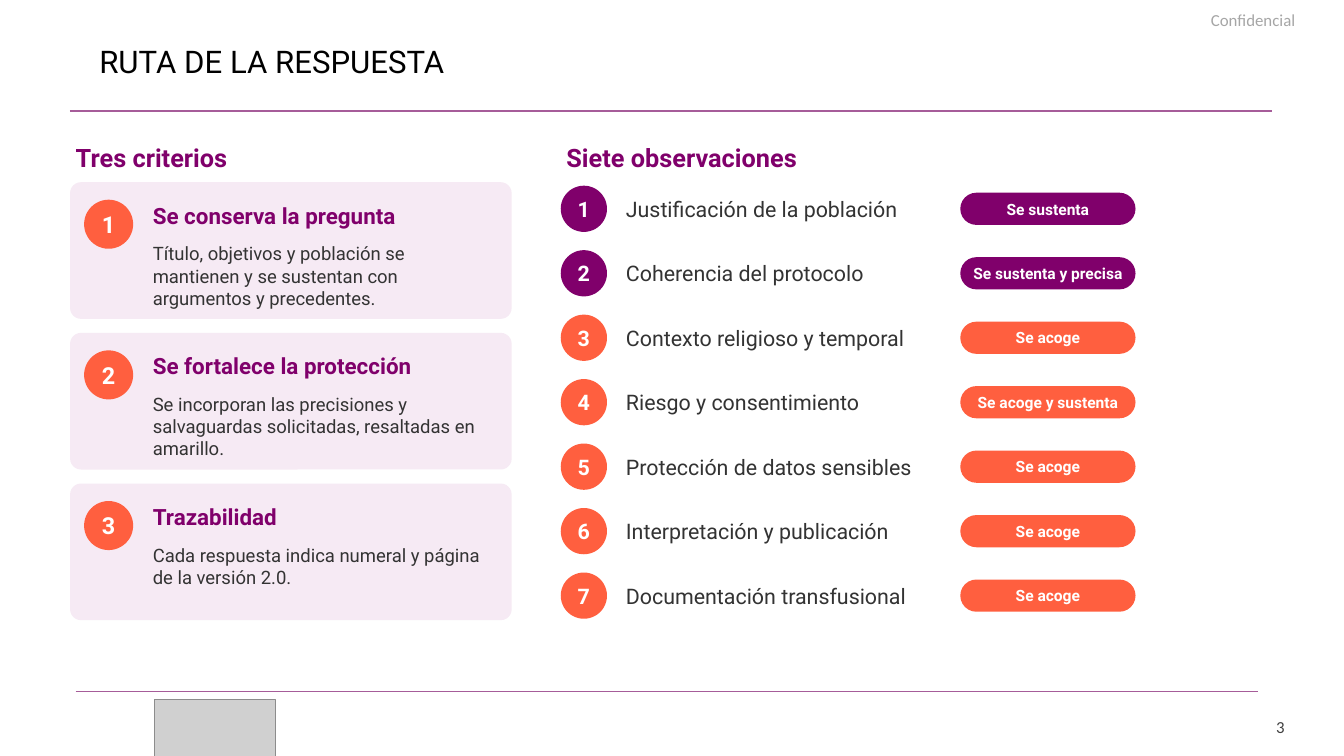
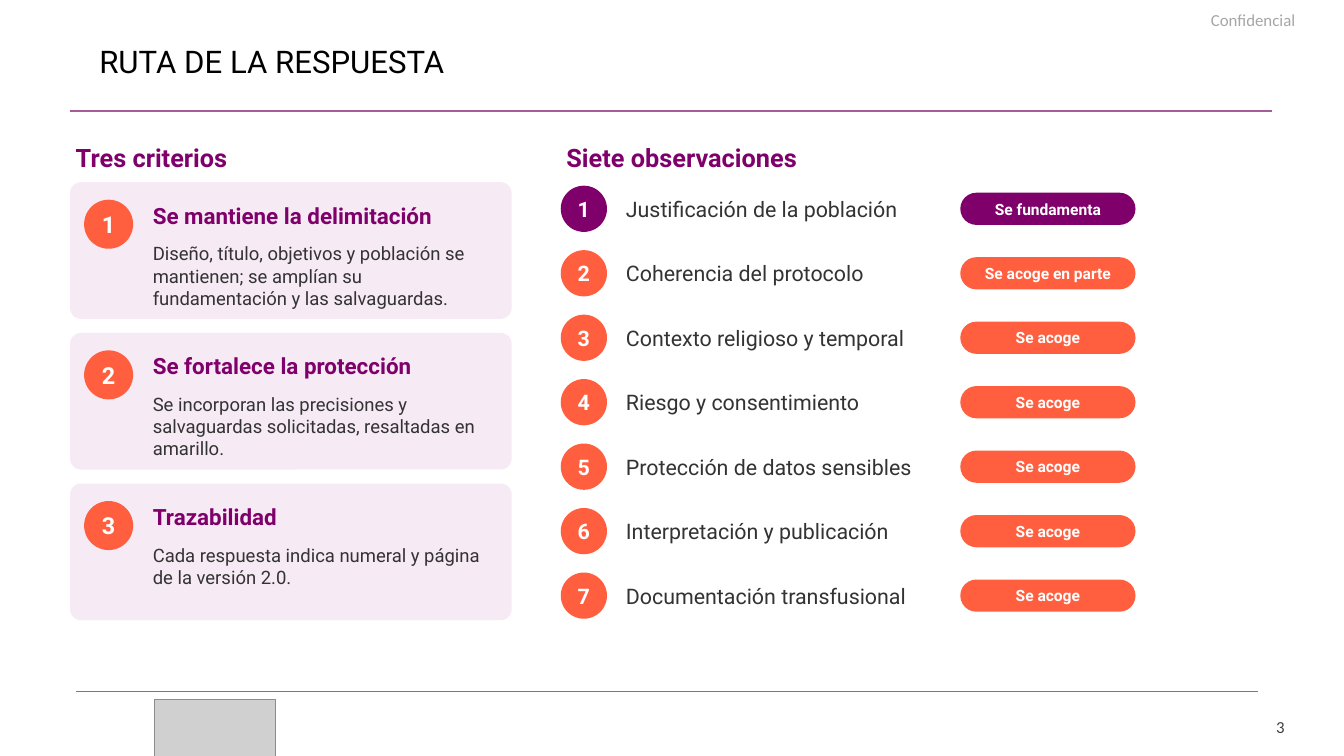
Before and after one commit to nestor120512/nes, a slide deck: slide 3 of comite_etica_CGN/Exposicion_respuesta_Comite.pptx. Drawn at 1344x756 pixels with LibreOffice and Linux fonts; fonts in the diff are those of the drawing; grey boxes stand for pictures; background and template pictures are left out. Boxes give left, top, right and bottom in pixels: in the first picture for what was removed or moved away, otherwise in the second. Text is boxed around its words. In the diff, an @@ line names an element or a change of style, - is before the commit and + after.

```diff
--- a/comite_etica_CGN/Exposicion_respuesta_Comite.pptx
+++ b/comite_etica_CGN/Exposicion_respuesta_Comite.pptx
@@ text at (153,207,431,225): text changed @@
-Se conserva la pregunta
+Se mantiene la delimitación
@@ text in rounded rectangle at (995,203,1101,215): text changed @@
-Se sustenta
+Se fundamenta
@@ text at (153,246,464,309): text changed @@
-Título, objetivos y población se mantienen y se sustentan con argumentos y precedentes.
+Diseño, título, objetivos y población se mantienen; se amplían su fundamentación y las salvaguardas.
@@ ellipse "2" at (561,250,607,297): fill #80006B to #FF5F3F @@
@@ rounded rectangle "Se acoge en parte" at (961,257,1136,290): fill #80006B to #FF5F3F @@
@@ text in rounded rectangle at (985,268,1111,282): text changed @@
-Se sustenta y precisa
+Se acoge en parte
@@ text in rounded rectangle at (1016,397,1080,411): text changed @@
-Se acoge y sustenta
+Se acoge
```
Also in this commit, not shown: 2 other slides changed, 2 other files.
